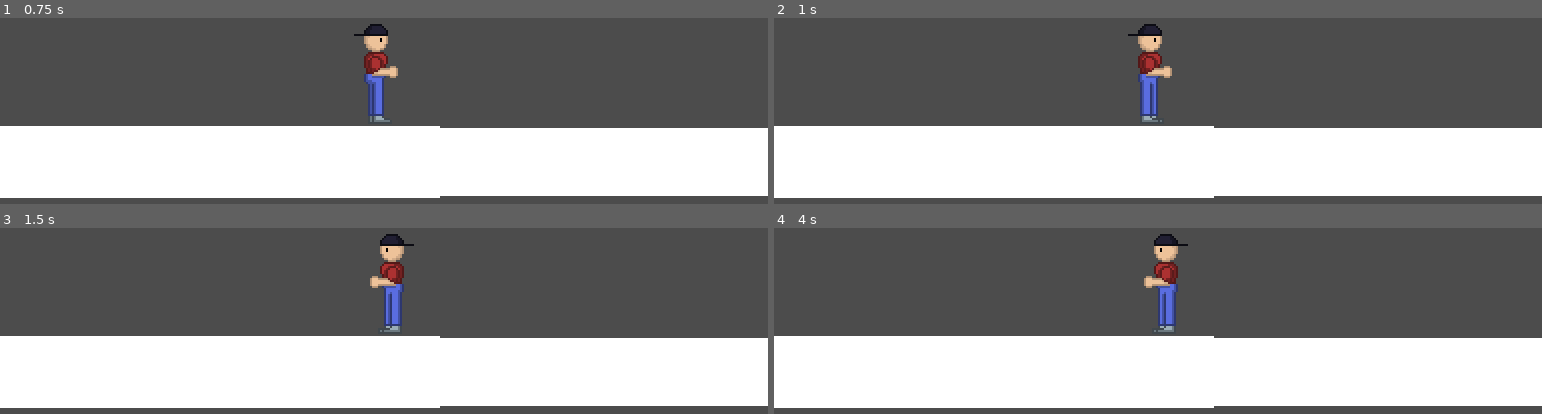
Above: before the commit, frames 1-4 (two rows, left to right).
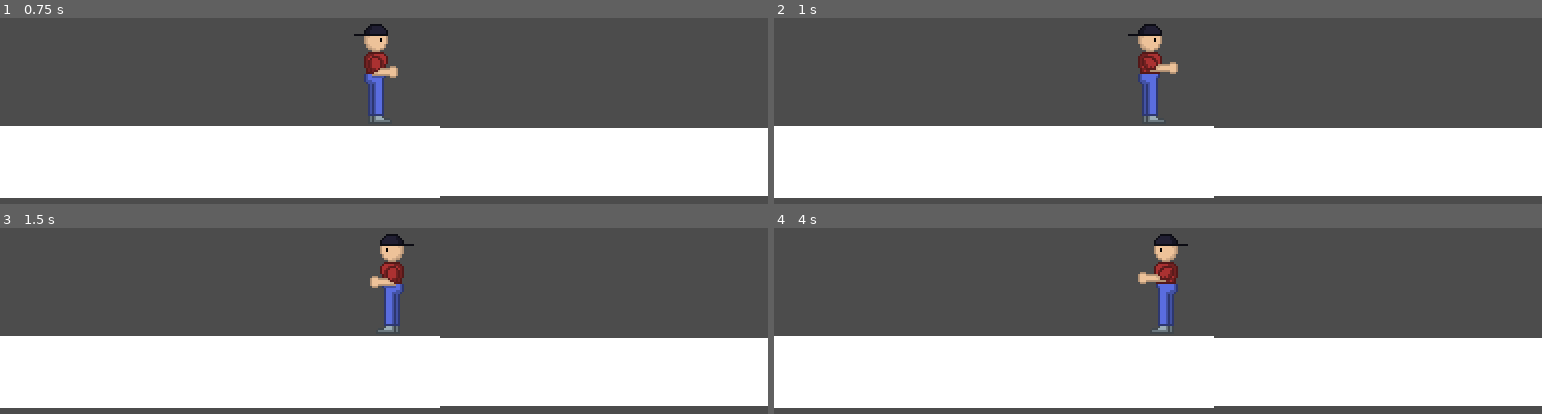
Above: after the commit, the same moments.

Repository: djfrailey/itchio-gamejam-2022
Game: Godot game, scene res://scenes/Test.tscn
Same seed, same stepped clock (60 frames per second), same inputs: the game is played once before the commit and once after it.
Inputs:
- Up to frame 1 (0.75 s): tap Enter at 0.5 s; hold Right (ui_right) from 0.53 s (still down); hold Space (ui_select) from 0.53 s (still down)
- Up to frame 2 (1 s): keep holding Right (ui_right); keep holding Space (ui_select)
- Up to frame 3 (1.5 s): release Right (ui_right) at 1.28 s; release Space (ui_select) at 1.28 s; hold Left (ui_left) from 1.28 s (still down); tap Space (ui_select) at 1.35 s
- Up to frame 4 (4 s): tap Space (ui_select) at 1.52, 1.82, 2.85, 3.02, 3.32 s; release Left (ui_left) at 2.03 s; hold Space (ui_select) 2.03-2.78 s; hold Right (ui_right) 2.03-3.53 s; hold Left (ui_left) from 3.53 s (still down); hold Space (ui_select) from 3.53 s (still down)

Frame 1 is identical in both runs. In frame 2, 0.6% of the frame differs, in the area x 47-53%, y 20-56%; in frame 3, 0.4%; in frame 4, 0.6%.

Commit message:
Changed idle detection

Diff:
--- a/scripts/PlayerController.gd
+++ b/scripts/PlayerController.gd
@@ -11,17 +11,31 @@
 
 ## OVERRIDES
 
+func _ready():
+	_animPlayer.connect("animation_finished", self, "_on_animPlayer_animation_finished")
+
 func _process(delta):
 	if (_can_move):
 		_handle_movement(delta)
 
-	if (_is_idle()):
+	_handle_punch()
+
+	if (_animPlayer.current_animation == "" or _animPlayer.current_animation == _IDLE_ANIMATION):
+		_can_move = true
 		_start_animation(_IDLE_ANIMATION)
-
 
 ## PUBLIC METHODS
 
 ## PRIVATE METHODS
+
+func _on_animPlayer_animation_finished(anim_name : String):
+	if (anim_name == _PUNCH_ANIMATION):
+		_start_animation(_IDLE_ANIMATION)
+
+func _handle_punch():
+	if (Input.is_action_just_pressed("ui_select")):
+		_start_animation(_PUNCH_ANIMATION)
+		_can_move = false
 
 func _handle_movement(delta):
 	if (Input.is_action_pressed("ui_right")):
@@ -31,11 +45,7 @@
 		_sprite.flip_h = true
 		_start_animation(_WALK_ANIMATION)
 
-func _is_idle():
-	return Input.is_action_pressed("ui_right") == false and Input.is_action_pressed("ui_left") == false and Input.is_action_pressed("ui_select") == false
-
 func _start_animation(animation : String):
 	assert(_animPlayer.has_animation(animation) == true, "Requested animation not present in PlayerController Requested:" + animation)
-
 	if (_animPlayer.current_animation != animation):
 		_animPlayer.play(animation)
